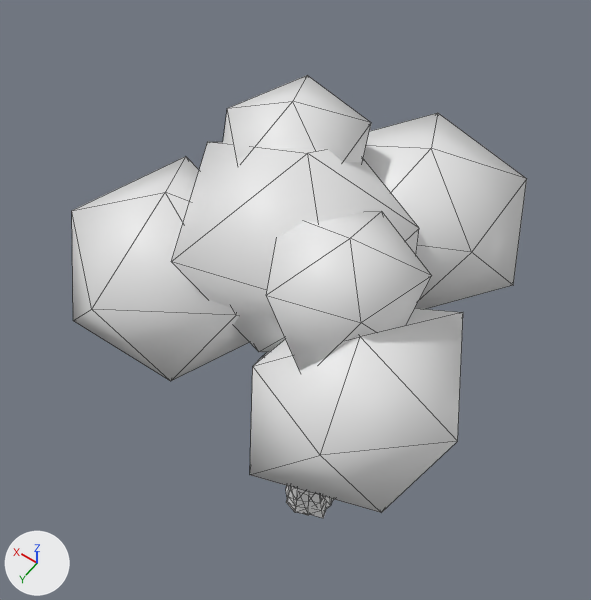
The glTF model models/variants/tree_v3.glb: old version first, new version second.
Camera for both pictures: a camera (50 mm lens) standing at (-2.07, 3.17, 8.16) and looking at (0.38, -0.26, 2.78). Arrows for +X, +Y and +Z are at lower left; the lights stay in place. The picture after the commit comes second. Mesh edges are drawn as thin lines. Vertices at exactly the same position are counted once.

Objects in the first picture: 'Body_Canopy0', 'Body_Canopy1', 'Body_Canopy2', 'Body_Canopy3', 'Body_Canopy4', 'Body_Canopy5' and 2 more.
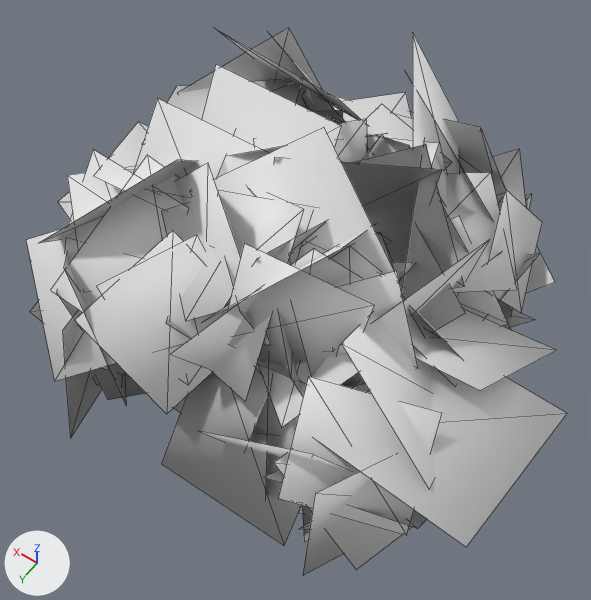
The edits, one by one:
me_body_canopy0 is used by ob_body_canopy0; location (0.884, 0.506, 3.579); rotation (0.0, 0.0, -2.233), in degrees (0, 0, -128).
me_body_canopy0 had 12 vertices, 20 faces and spanned x -0.83..0.67, y -0.79..0.79, z -0.75..0.77.
me_body_canopy0 now has 128 vertices, 78 faces and spans x -1.32..0.98, y -1.0..1.09, z -1.1..1.24.
me_body_canopy0 part 1: the whole mesh is rebuilt.
me_body_canopy1 is used by ob_body_canopy1; location (-0.748, 0.662, 3.557); rotation (0.0, 0.0, -1.979), in degrees (0, 0, -113).
me_body_canopy1 had 12 vertices, 20 faces and spanned x -0.79..0.83, y -0.72..0.78, z -0.69..0.66.
me_body_canopy1 now has 116 vertices, 72 faces and spans x -1.31..1.28, y -1.29..1.1, z -0.99..1.04.
me_body_canopy1 part 2: the whole mesh is rebuilt.
me_body_canopy2 is used by ob_body_canopy2; location (-0.3, -0.943, 3.625); rotation (0.0, 0.0, 1.344), in degrees (0, 0, 77).
me_body_canopy2 had 12 vertices, 20 faces and spanned x -0.67..0.75, y -0.81..0.79, z -0.72..0.66.
me_body_canopy2 now has 112 vertices, 70 faces and spans x -1.18..1.07, y -1.24..1.1, z -1.01..1.17.
me_body_canopy2 part 3: the whole mesh is rebuilt.
me_body_canopy3 is used by ob_body_canopy3; location (0.1, 0.0, 3.85); rotation (0.0, 0.0, -2.651), in degrees (0, 0, -152).
me_body_canopy3 had 12 vertices, 20 faces and spanned x -0.79..0.8, y -0.77..0.91, z -0.63..0.87.
me_body_canopy3 now has 144 vertices, 86 faces and spans x -1.24..1.08, y -1.68..1.3, z -1.03..1.24.
me_body_canopy3 part 4: the whole mesh is rebuilt.
me_body_canopy4 is used by ob_body_canopy4; location (0.5, -0.4, 4.2); rotation (0.0, 0.0, -1.124), in degrees (0, 0, -64).
me_body_canopy4 had 12 vertices, 20 faces and spanned x -0.599..0.594, y -0.523..0.53, z -0.494..0.478.
me_body_canopy4 now has 72 vertices, 50 faces and spans x -0.999..0.967, y -0.722..1.02, z -1.011..0.871.
me_body_canopy4 part 5: the whole mesh is rebuilt.
me_body_canopy5 is used by ob_body_canopy5; location (-0.45, 0.35, 4.15); rotation (0.0, 0.0, 2.343), in degrees (0, 0, 134).
me_body_canopy5 had 12 vertices, 20 faces and spanned x -0.584..0.476, y -0.521..0.481, z -0.515..0.46.
me_body_canopy5 now has 60 vertices, 44 faces and spans x -0.679..0.885, y -0.751..0.987, z -0.724..0.839.
me_body_canopy5 part 6: the whole mesh is rebuilt.
Object 'Body_Canopy0' (ob_body_canopy0) turns from (0, 0, -128) to (0, 0, -91) degrees about x, y and z.
Object 'Body_Canopy1' (ob_body_canopy1) turns from (0, 0, -113) to (0, 0, -129) degrees about x, y and z.
Object 'Body_Canopy2' (ob_body_canopy2) turns from (0, 0, 77) to (0, 0, 84) degrees about x, y and z.
Object 'Body_Canopy3' (ob_body_canopy3) turns from (0, 0, -152) to (0, 0, -114) degrees about x, y and z.
Object 'Body_Canopy4' (ob_body_canopy4) turns from (0, 0, -64) to (0, 0, -46) degrees about x, y and z.
Object 'Body_Canopy5' (ob_body_canopy5) turns from (0, 0, 134) to (0, 0, -17) degrees about x, y and z.

Where the change shows, as pixel boxes [x1, y1, x2, y2] in the pictures (591 x 600 px):
'Body_Canopy1', reshaped, turned: before [250, 308, 463, 513]; after [161, 244, 567, 575]
'Body_Canopy3', reshaped, turned: before [171, 142, 419, 352]; after [133, 65, 490, 435]
'Body_Canopy0', reshaped, turned: before [72, 156, 249, 381]; after [26, 122, 223, 437]
'Body_Canopy5', reshaped, turned: before [266, 211, 432, 371]; after [203, 144, 465, 395]
'Body_Canopy2', reshaped, turned: before [363, 113, 527, 309]; after [332, 34, 555, 330]
'Body_Canopy4', reshaped, turned: before [223, 75, 371, 162]; after [167, 28, 386, 193]
